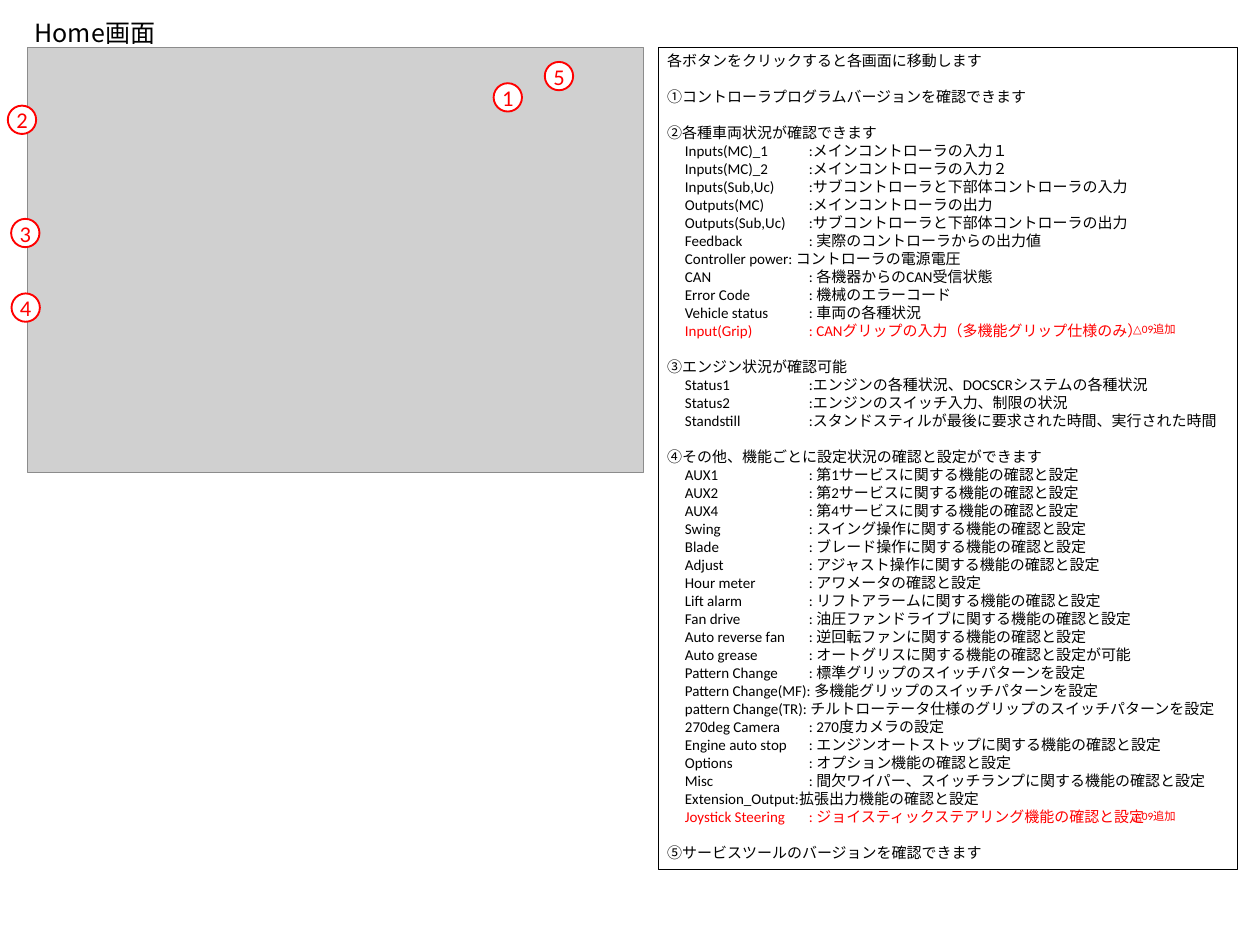
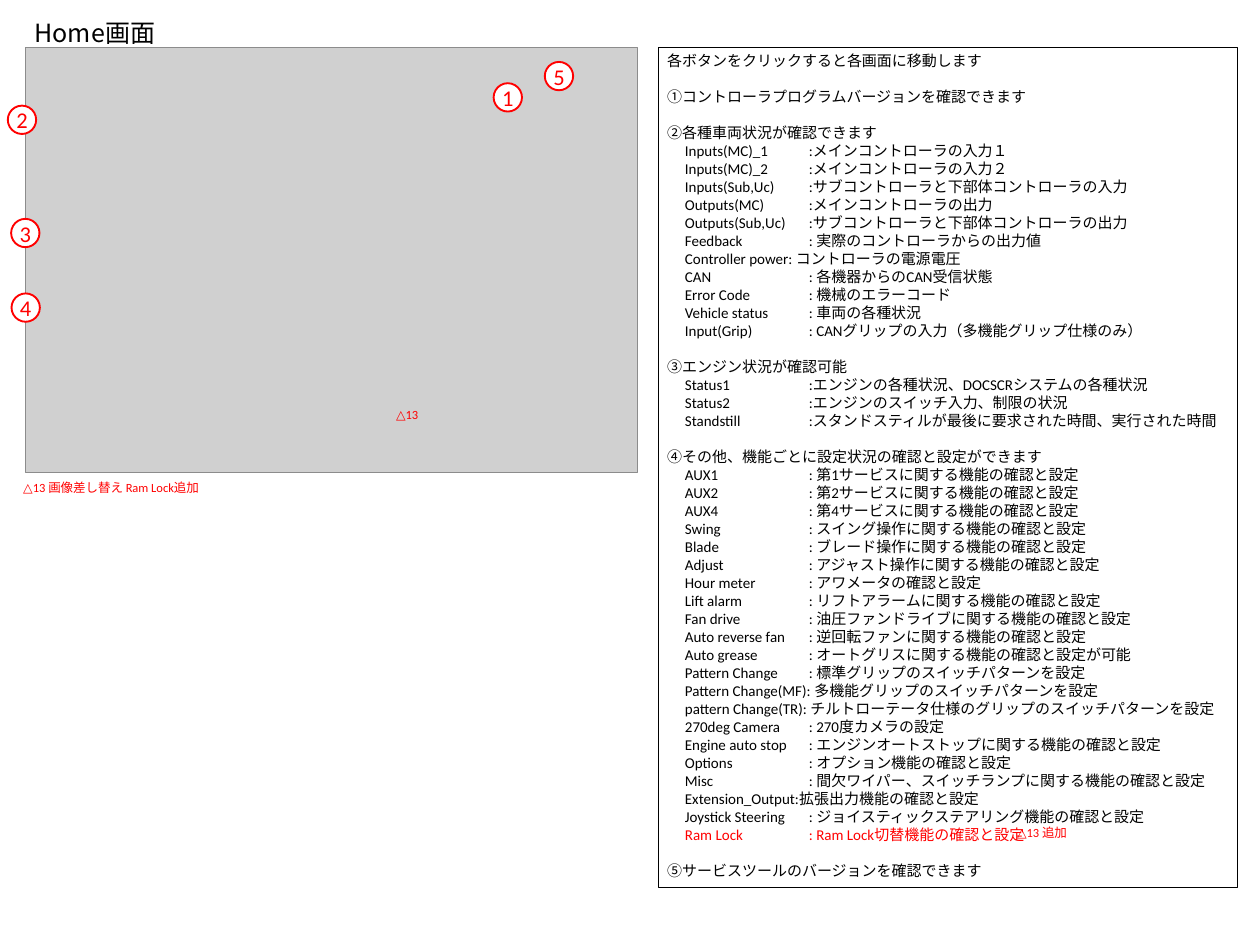
Before and after one commit to Wat117029/myTest, a slide deck: slide 4 of サービスツール仕様書/A14IW_サービスツール仕様書_d13(draft_次回設変時に変更願います).pptx. Drawn at 1260x945 pixels with LibreOffice and Linux fonts; fonts in the diff are those of the drawing; grey boxes stand for pictures. Boxes give left, top, right and bottom in pixels: in the first picture for what was removed or moved away, otherwise in the second. Text is boxed around its words. In the diff, an @@ line names an element or a change of style, - is before the commit and + after.

Commit message:
A14IW_サービスツール仕様書

```diff
--- a/サービスツール仕様書/A14IW_サービスツール仕様書_d13(draft_次回設変時に変更願います).pptx
+++ b/サービスツール仕様書/A14IW_サービスツール仕様書_d13(draft_次回設変時に変更願います).pptx
@@ picture: place and size @@
-picture at bbox=[28, 47, 644, 472]
+picture at bbox=[25, 47, 637, 472]
@@ rectangle "各ボタンをクリックすると各画面に移動します": place and size @@
-rectangle "各ボタンをクリックすると各画面に移動します" at bbox=[658, 47, 1238, 869]
+rectangle "各ボタンをクリックすると各画面に移動します" at bbox=[658, 47, 1238, 887]
@@ text in rectangle at bbox=[685, 323, 1144, 827]: text colour #FF0000 to #000000 in "Input(Grip) : CANグリップの入力（多機能グリップ仕様のみ）", "Joystick Steering : ジョイスティックステアリング機能の確認と設定" @@
@@ text removed at bbox=[1133, 324, 1176, 335] @@
-△09追加
@@ text added at bbox=[396, 411, 418, 421], 10 pt, text #FF0000 @@
+△13
@@ text added at bbox=[23, 481, 199, 494], 10 pt, text #FF0000 @@
+△13 画像差し替え Ram Lock追加
@@ text in rectangle at bbox=[685, 827, 1024, 842]: paragraph added @@
+Ram Lock : Ram Lock切替機能の確認と設定
@@ text added at bbox=[1017, 826, 1067, 841], 10 pt, text #FF0000 @@
+△13 追加
@@ text removed at bbox=[1133, 811, 1176, 823] @@
-△09追加
```
Also in this commit, not shown: 5 other slides changed, 1 slide added.
